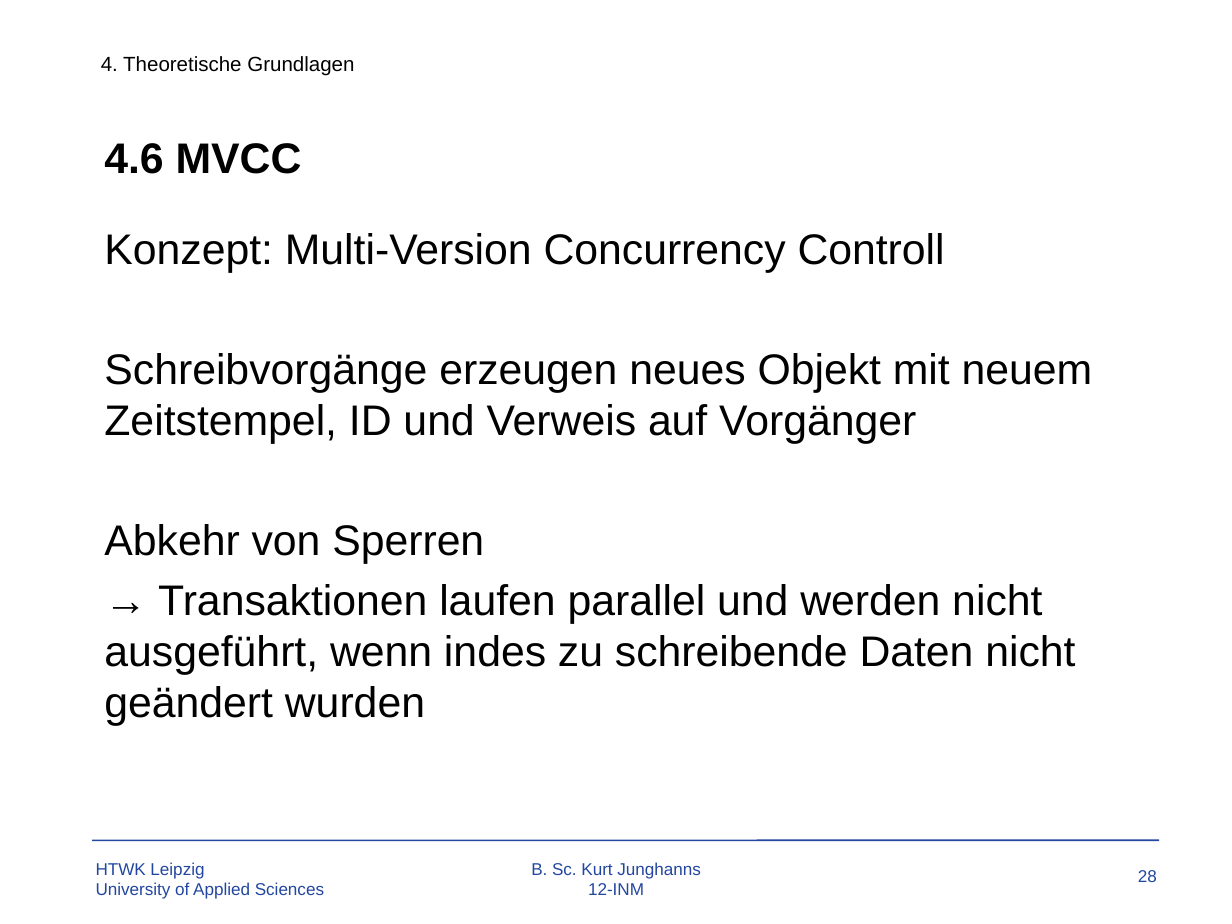
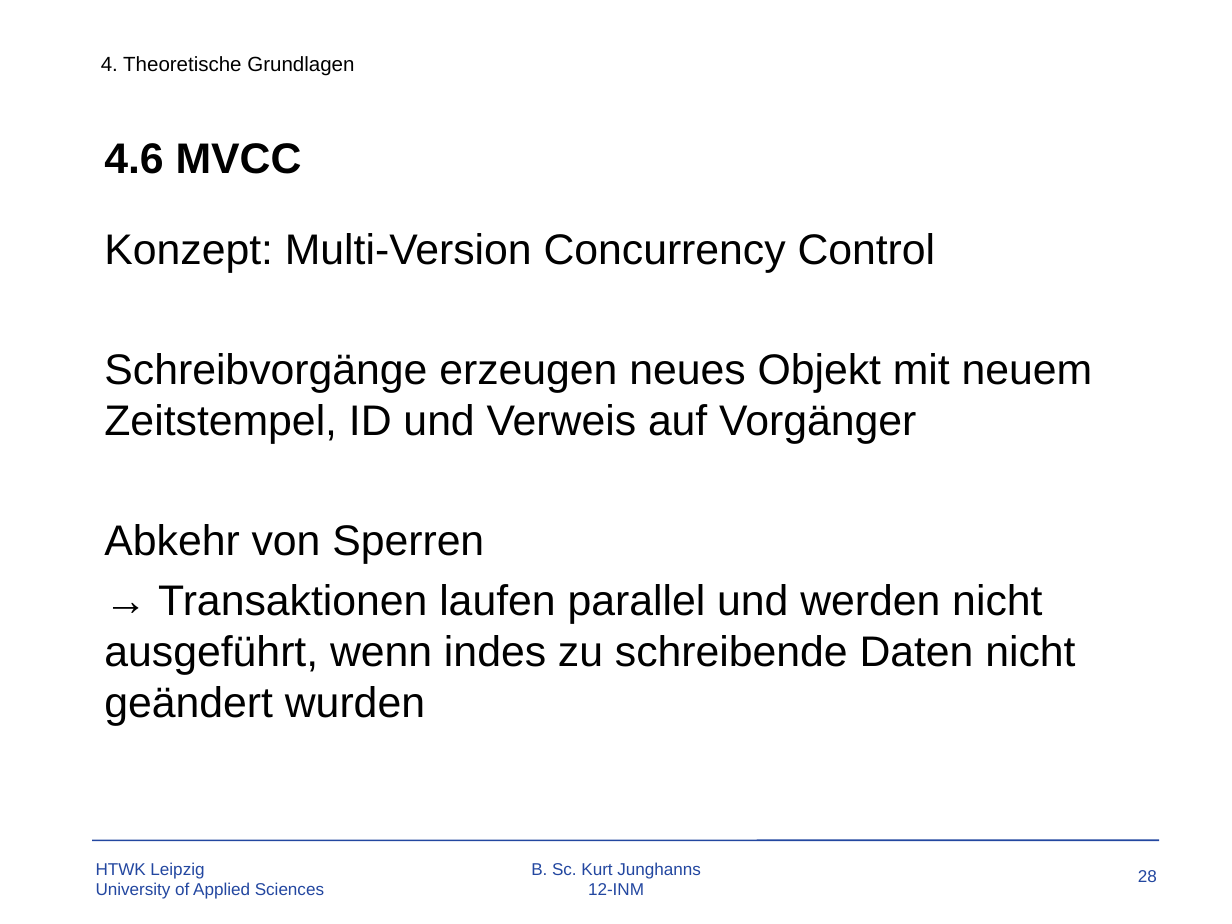
Before and after one commit to TBoonX/OS-Datenbanken, a slide deck: slide 28 of Praesentation.pptx. Drawn at 1232x924 pixels with LibreOffice and Linux fonts; fonts in the diff are those of the drawing; background and template pictures are left out. Boxes give left, top, right and bottom in pixels: in the first picture for what was removed or moved away, otherwise in the second. Text is boxed around its words. In the diff, an @@ line names an element or a change of style, - is before the commit and + after.

```diff
--- a/Praesentation.pptx
+++ b/Praesentation.pptx
@@ text at [104, 233, 936, 273]: text changed @@
-Konzept: Multi-Version Concurrency Controll
+Konzept: Multi-Version Concurrency Control
```
Also in this commit, not shown: 3 other slides changed, 1 other file.
